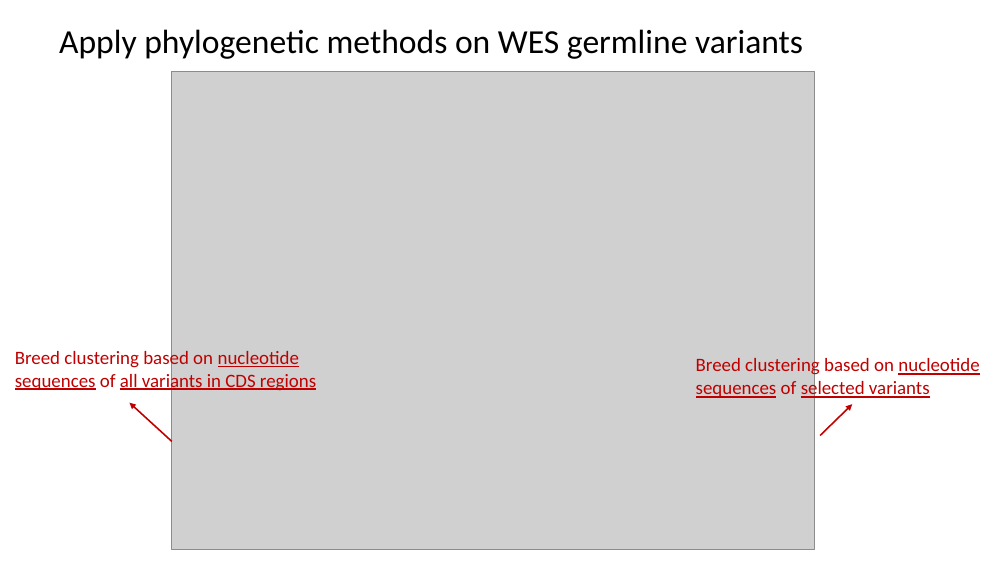
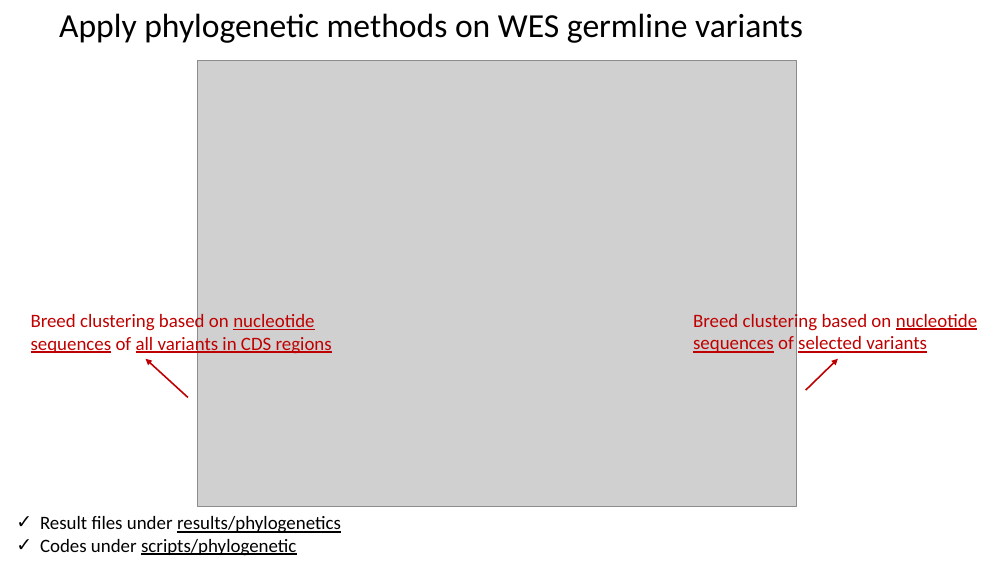
Before and after one commit to JingxuanChen7/canine_tumor_wes, a slide deck: slide 8 of doc/LabMeeting120123.pptx. Drawn at 1008x567 pixels with LibreOffice and Linux fonts; fonts in the diff are those of the drawing; grey boxes stand for pictures. Boxes give left, top, right and bottom in pixels: in the first picture for what was removed or moved away, otherwise in the second. Text is boxed around its words. In the diff, an @@ line names an element or a change of style, - is before the commit and + after.

```diff
--- a/doc/LabMeeting120123.pptx
+++ b/doc/LabMeeting120123.pptx
@@ title "Apply phylogenetic methods on WES ...": place and size @@
-title "Apply phylogenetic methods on WES ..." at [59,29,803,59]
+title "Apply phylogenetic methods on WES ..." at [59,13,803,43]
@@ picture: place and size @@
-picture at [172,71,814,549]
+picture at [197,60,797,507]
@@ text "Breed clustering based on nucleotide ...": place and size @@
-text "Breed clustering based on nucleotide ..." at [15,349,316,392]
+text "Breed clustering based on nucleotide ..." at [31,311,332,355]
@@ text "Breed clustering based on nucleotide ...": place and size @@
-text "Breed clustering based on nucleotide ..." at [696,356,979,400]
+text "Breed clustering based on nucleotide ..." at [693,311,977,353]
@@ arrow moved from (172, 442) - (129, 403) to (188, 398) - (146, 359) @@
@@ arrow moved from (820, 436) - (852, 405) to (806, 390) - (838, 359) @@
@@ text added at [40,516,341,556], 18 pt, text #000000, underline @@
+✓ Result files under results/phylogenetics
+✓ Codes under scripts/phylogenetic
```
Also in this commit, not shown: 7 other slides changed, 5 slides added, 1 other file.
